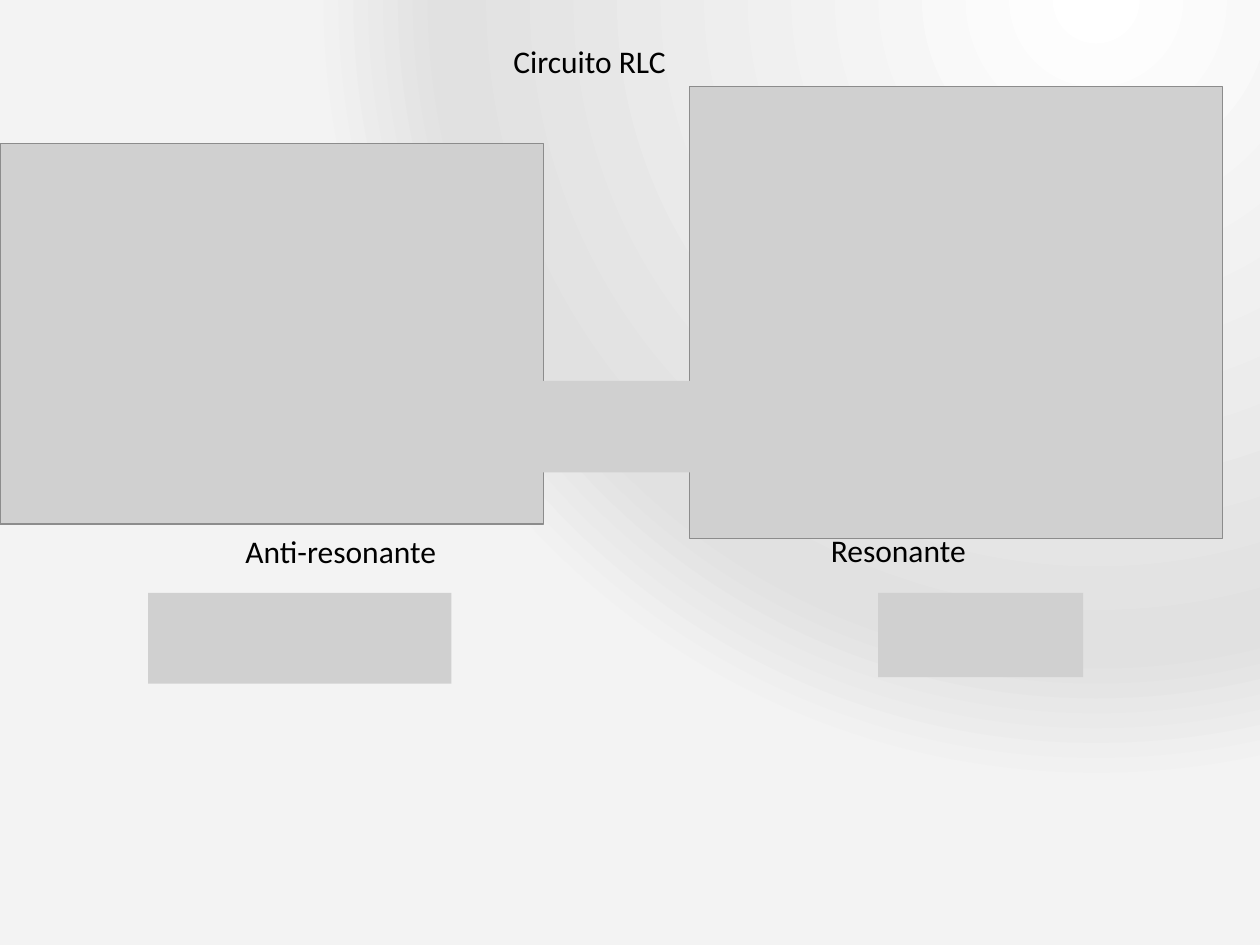
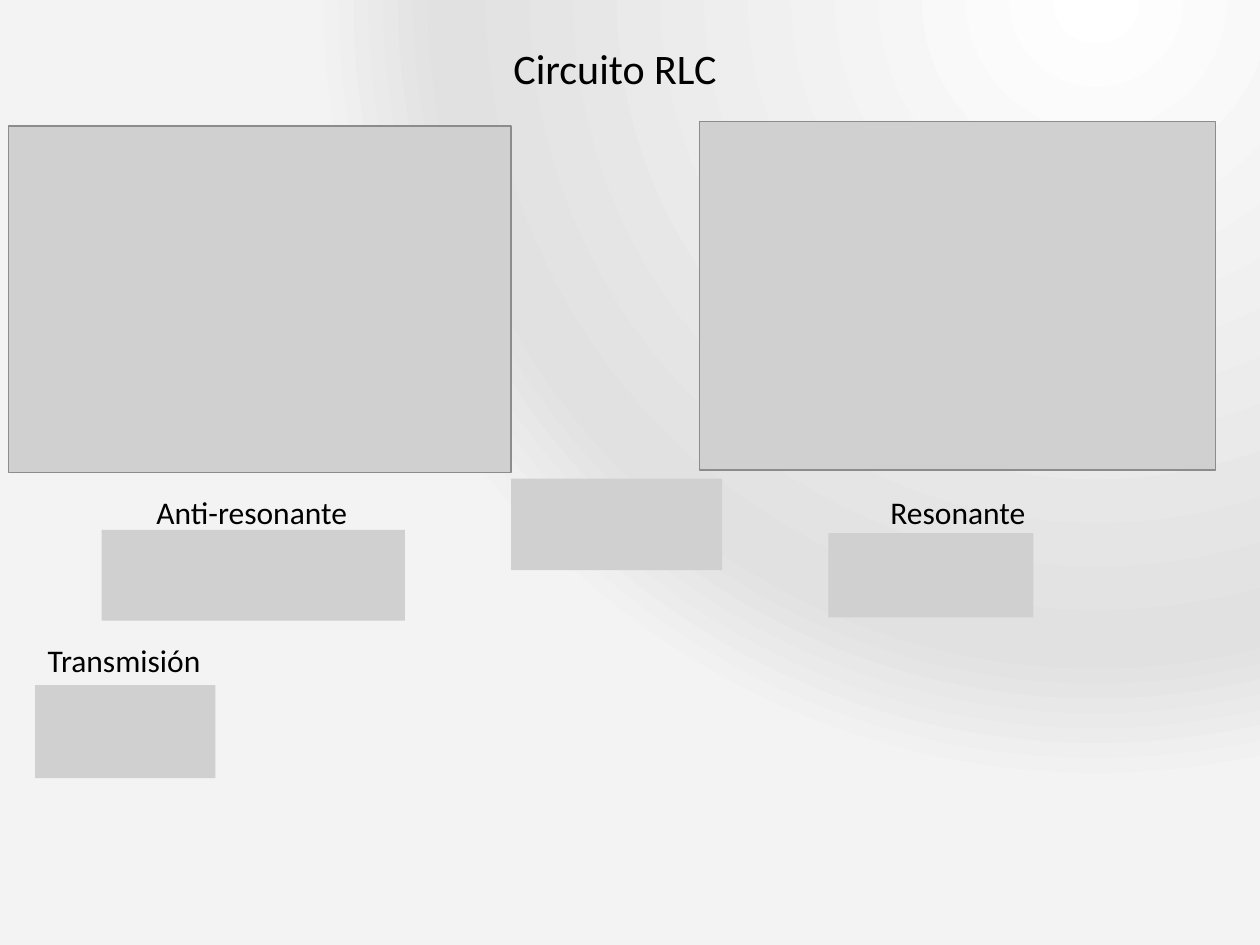
Before and after one commit to pugliese/Labo-3, a slide deck: slide 3 of Practica-Especial-Presentacion.pptx. Drawn at 1260x945 pixels with LibreOffice and Linux fonts; fonts in the diff are those of the drawing; grey boxes stand for pictures; background and template pictures are left out. Boxes give left, top, right and bottom in pixels: in the first picture for what was removed or moved away, otherwise in the second. Text is boxed around its words. In the diff, an @@ line names an element or a change of style, - is before the commit and + after.

```diff
--- a/Practica-Especial-Presentacion.pptx
+++ b/Practica-Especial-Presentacion.pptx
@@ text "Circuito RLC" at [513,55,716,85]: size 18 to 24 pt @@
@@ picture: place and size @@
-picture at [0,144,543,524]
+picture at [9,126,512,472]
@@ picture: place and size @@
-picture at [689,87,1222,538]
+picture at [699,122,1216,470]
@@ picture removed at [512,381,723,472] @@
@@ picture added at [512,479,723,571] @@
@@ text "Anti-resonante": place and size @@
-text "Anti-resonante" at [245,541,436,564]
+text "Anti-resonante" at [156,502,347,525]
@@ text "Resonante": place and size @@
-text "Resonante" at [831,538,966,563]
+text "Resonante" at [890,503,1025,525]
@@ picture added at [102,530,406,621] @@
@@ picture added at [828,533,1033,617] @@
@@ picture removed at [149,593,452,684] @@
@@ picture removed at [878,593,1084,678] @@
@@ text added at [48,650,201,673], 18 pt, text #000000 @@
+Transmisión
@@ picture added at [35,685,215,779] @@
```
Also in this commit, not shown: 4 other slides changed, 7 slides added, 7 slides removed, 1 other file.
